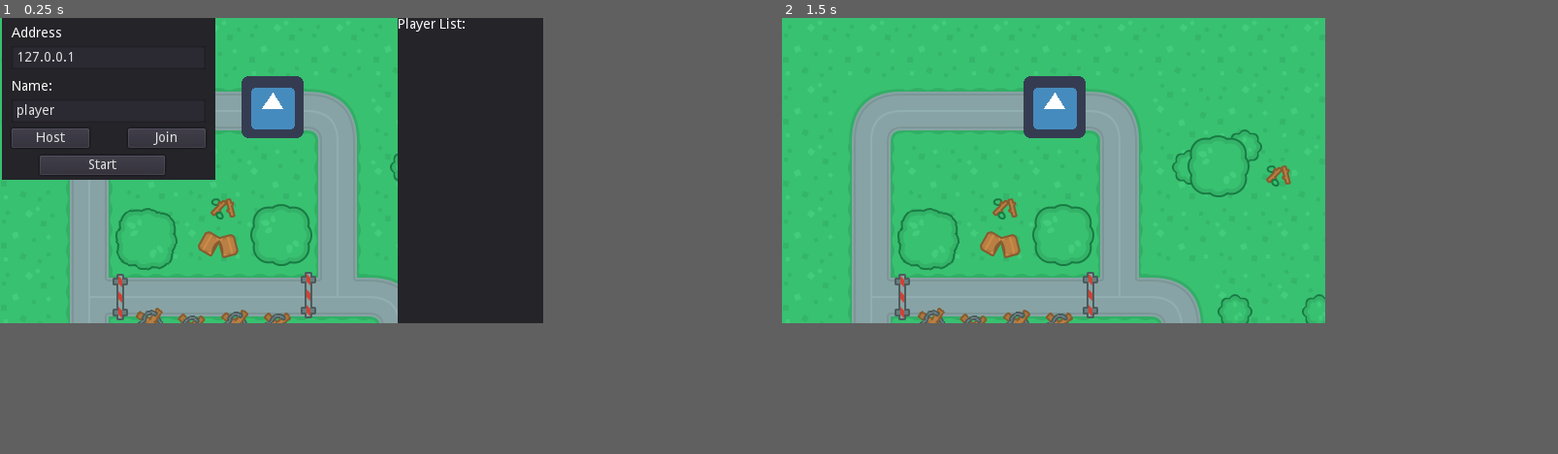
Above: before the commit, frames 1-2 (left to right).
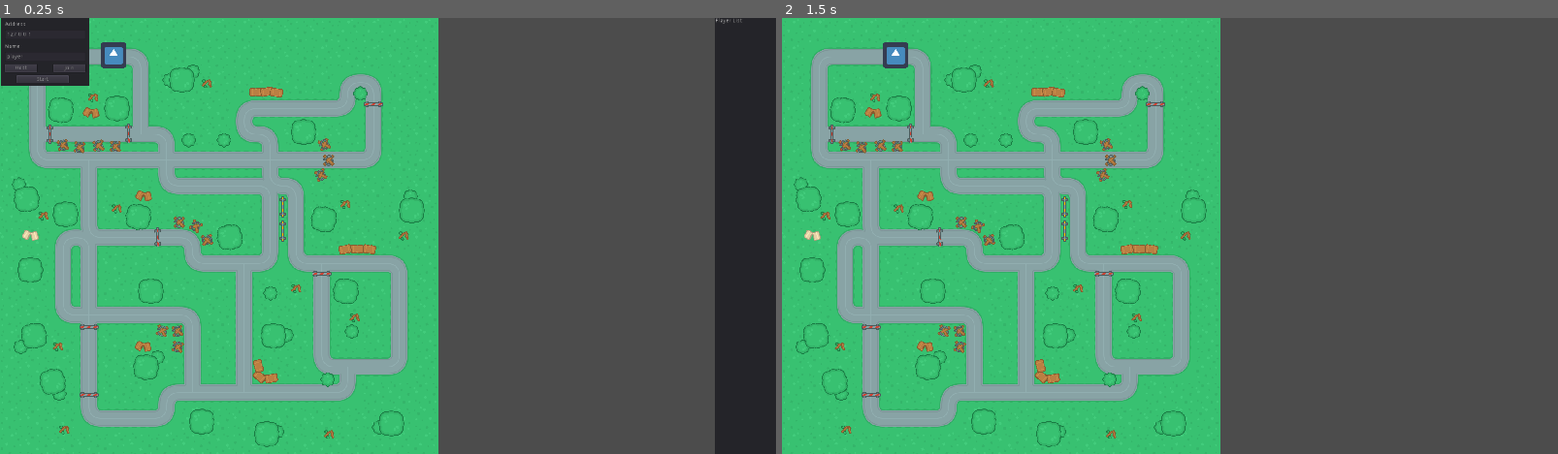
Above: after the commit, the same moments.

Repository: arcidi/BoomTanks
Game: Godot game, scene res://Scenes/Main.tscn
The game is run twice, just before and just after one commit, with the same random seed, the same clock (stepped at 60 frames per second) and the same inputs. The engine's default icon, where the game draws it, is replaced by a stand-in: a white triangle on a blue panel in a dark square.
Inputs (mouse positions are in pixels of both pictures, inside the frame that each line leads up to):
- Up to frame 1 (0.25 s): no input
- Up to frame 2 (1.5 s): click "Start" at 0.5 s; tap Enter at 1.25 s; move the mouse to (1170, 157) at 1.27 s; press the mouse at (1170, 157) at 1.28 s; hold Right (ui_right) from 1.28 s (still down)
In our replay, the window is 560x315 before the commit and 800x450 after it. These sizes can differ from the game's own. Grey fills any space a smaller window leaves; there, only what the larger window draws over its background counts as a difference.

The runs differ from the first frame. In frame 1, 59% of the frame differs, in the area x 0-100%, y 0-100%; in frame 2, 43%.

Commit message:
Added UI textures

Diff:
--- a/Scenes/Main.tscn
+++ b/Scenes/Main.tscn
@@ -44,7 +44,6 @@
 
 [node name="Control" type="Control" parent="."]
 
-editor/display_folded = true
 anchor_left = 0.0
 anchor_top = 0.0
 anchor_right = 1.0
--- a/Scenes/PlayerTank.gd
+++ b/Scenes/PlayerTank.gd
@@ -6,7 +6,7 @@
 #Server sends rpc_unreliable position
 
 
-var velocity = Vector2(0,0)
+sync var velocity = Vector2(0,0)
 var rotation_speed = 2
 var max_velocity = 3
 var acceleration = 2
@@ -40,12 +40,18 @@
 			velocity.y -= acceleration * delta
 	else: brake(2, delta)
 
+	if get_tree().is_network_server(): #Im the server, my send this car transform to all!
+		rpc_unreliable("set_position_and_rotation", position, rotation)
+		rset_unreliable("velocity", velocity)
+
+
 	velocity = Vector2(0, clamp(velocity.y, -max_velocity, max_velocity))
 	move_and_collide(velocity.rotated(rotation))
 
-	if get_tree().is_network_server(): #If someone lost connection, then he will have this from server.
-		rset_unreliable("transform", transform)
-		rset_unreliable("velocity", velocity)
+
+remote func set_position_and_rotation(pos, rot):
+	position = pos
+	rotation = rot
 
 func brake(force, delta):
 	velocity.y -= velocity.y * force * ease(inverse_lerp(max_velocity + 0.01, 0, velocity.y), 0.3) * delta
--- a/Scenes/lobby.tscn
+++ b/Scenes/lobby.tscn
@@ -30,6 +30,7 @@
 mouse_filter = 0
 size_flags_horizontal = 2
 size_flags_vertical = 2
+_sections_unfolded = [ "Theme" ]
 
 [node name="address_label" type="Label" parent="panel"]
 
--- a/project.godot
+++ b/project.godot
@@ -20,8 +20,8 @@
 
 [display]
 
-window/size/width=560
-window/size/height=315
+window/size/width=1920
+window/size/height=1080
 window/stretch/mode="2d"
 window/stretch/aspect="keep"
 window/stretch/shrink="1"
Binary file added: Textures/UI/blue_boxCheckmark.png
Binary file added: Textures/UI/blue_boxCross.png
Binary file added: Textures/UI/blue_boxTick.png
Binary file added: Textures/UI/blue_button00.png
Binary file added: Textures/UI/blue_button01.png
Binary file added: Textures/UI/blue_button02.png
Binary file added: Textures/UI/blue_button03.png
Binary file added: Textures/UI/blue_button04.png
Binary file added: Textures/UI/blue_button05.png
Binary file added: Textures/UI/blue_button06.png
Binary file added: Textures/UI/blue_button07.png
Binary file added: Textures/UI/blue_button08.png
(and 188 more such lines)
